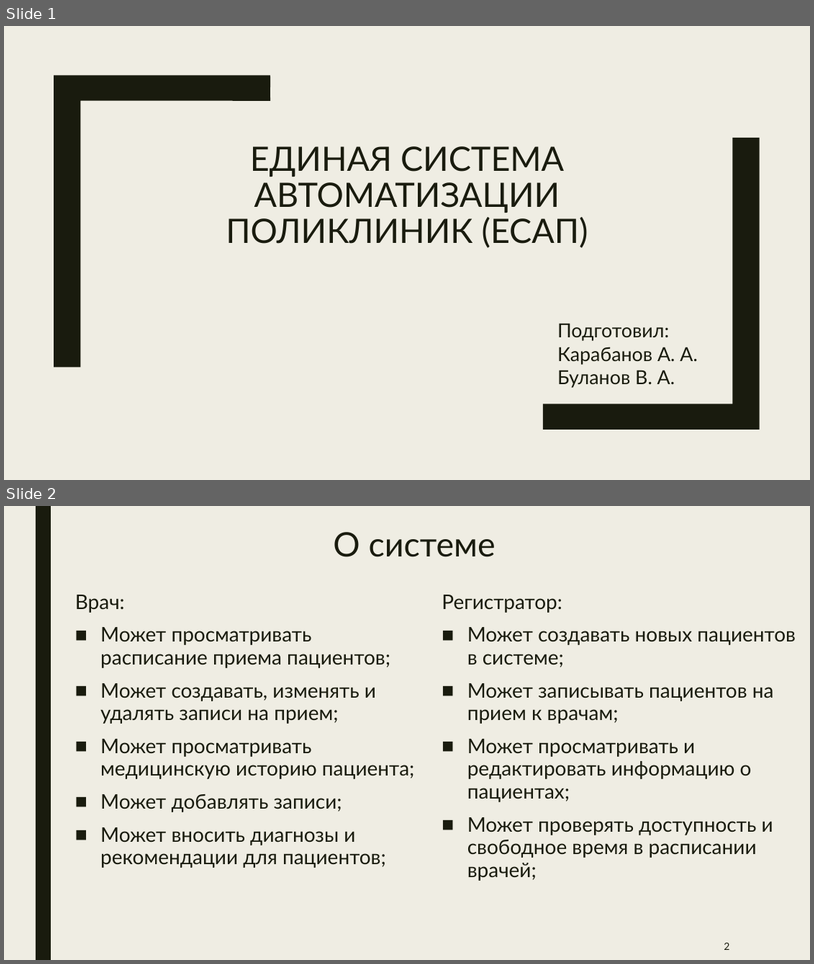
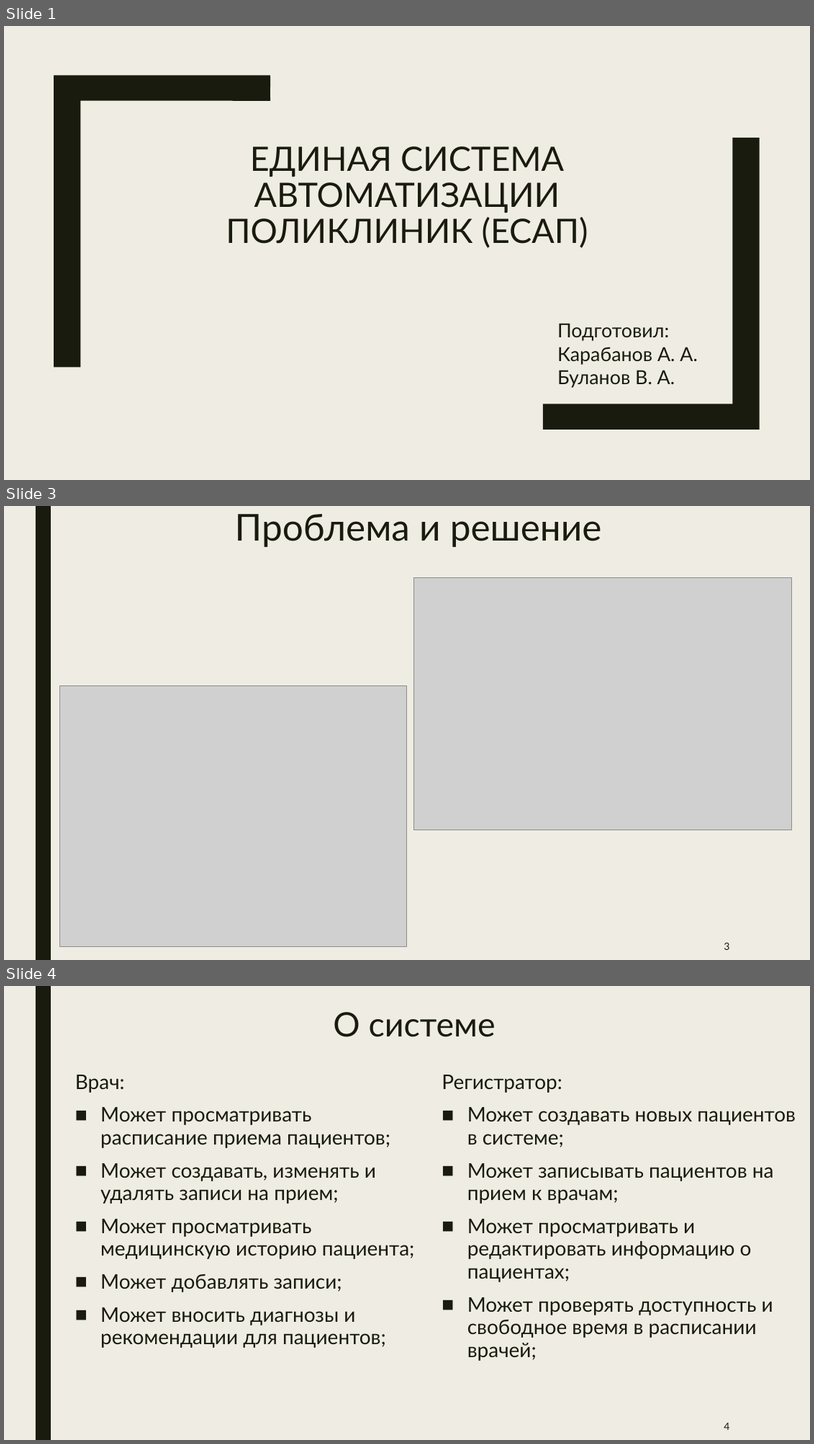
Before and after one commit to thewyolar/esap, a slide deck: ИСТ120-РПС-КП-Карабанов/ИСТ-120-РПС-КП-Презентация-Карабанов.pptx. Shown one above the other, each under a label of ours: slides 1 and 2 before the commit, slides 1, 3 and 4 after it; the slides between them are not shown. The pictures are 814x964 and 814x1444 pixels, drawn with LibreOffice and Linux fonts; fonts in the diff are those of the drawing; grey boxes stand for pictures. Boxes give left, top, right and bottom in pixels: in the first picture for what was removed or moved away, otherwise in the second. Text is boxed around its words. In the diff, an @@ line names an element or a change of style, - is before the commit and + after.

```diff
--- a/ИСТ120-РПС-КП-Карабанов/ИСТ-120-РПС-КП-Презентация-Карабанов.pptx
+++ b/ИСТ120-РПС-КП-Карабанов/ИСТ-120-РПС-КП-Презентация-Карабанов.pptx
@@ slide 3 added at box(4, 506, 810, 960), background #EFEDE3; not listed: 1 template element that a slide beside it also shows @@
@@ title added at box(235, 514, 602, 547), 44 pt, text #191B0E @@
+Проблема и решение
@@ picture added at box(414, 577, 793, 830) @@
@@ picture added at box(59, 686, 407, 947) @@
@@ page number added at box(724, 942, 730, 950), 12 pt, text #191B0E @@
+3
@@ what was slide 2 is now slide 4 @@
@@ page number at box(724, 1422, 730, 1430): text changed @@
-2
+4
```
Also in this commit, not shown: 1 slide changed, 1 other slide added, 1 other file.
